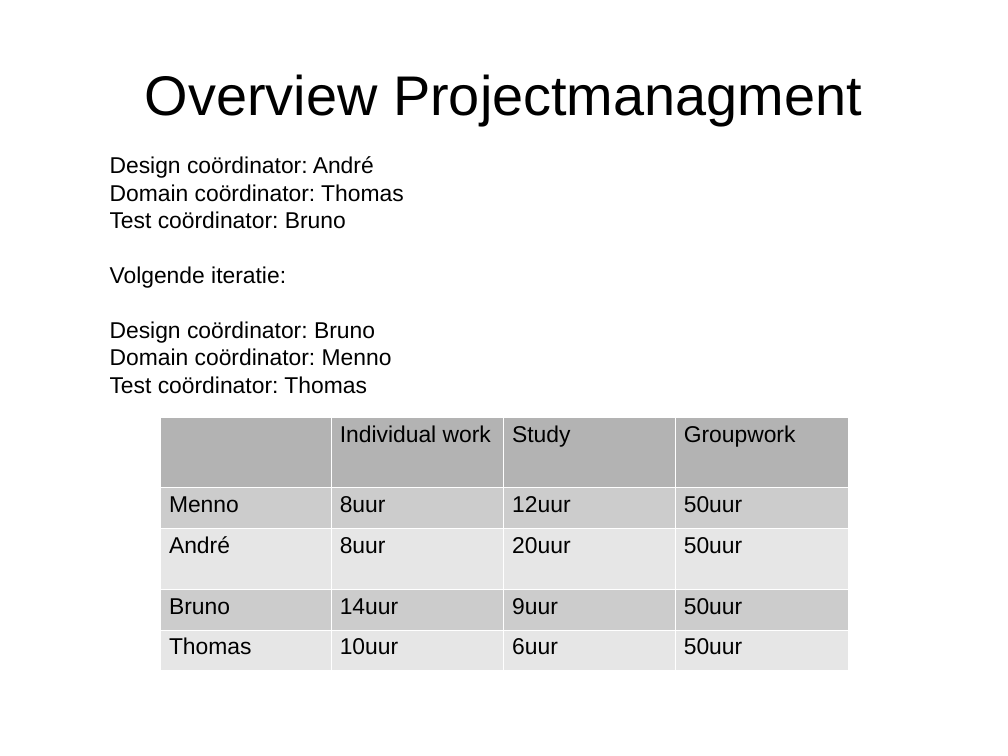
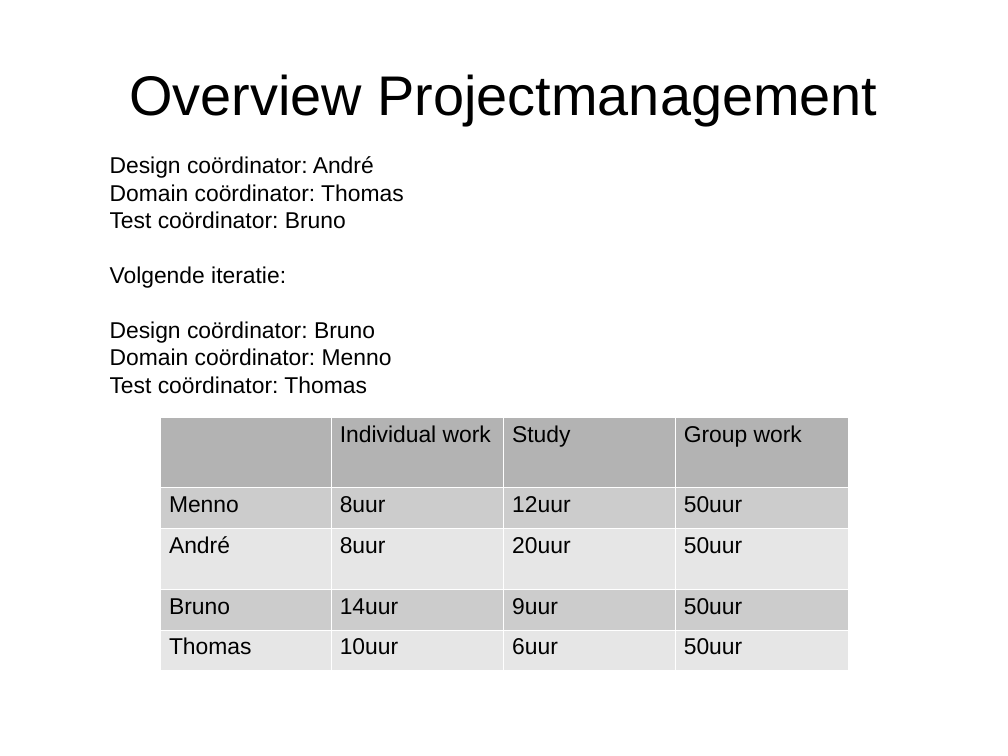
Before and after one commit to MennoK/SWOP-groep-8, a slide deck: slide 9 of Presentatie_iteratie1/presentatie_iteratie1.odp (slide 8 before the commit). Drawn at 1008x756 pixels with LibreOffice and Linux fonts; fonts in the diff are those of the drawing. Boxes give left, top, right and bottom in pixels: in the first picture for what was removed or moved away, otherwise in the second. Text is boxed around its words. In the diff, an @@ line names an element or a change of style, - is before the commit and + after.

```diff
--- a/Presentatie_iteratie1/presentatie_iteratie1.odp
+++ b/Presentatie_iteratie1/presentatie_iteratie1.odp
@@ title at <box>129,74,878,125</box>: text changed @@
-Overview Projectmanagment
+Overview Projectmanagement
@@ table at <box>160,417,849,670</box> @@
-row 1, column 4: Groupwork
+row 1, column 4: Group work
```
Also in this commit, not shown: 3 other slides changed, 1 slide added.
